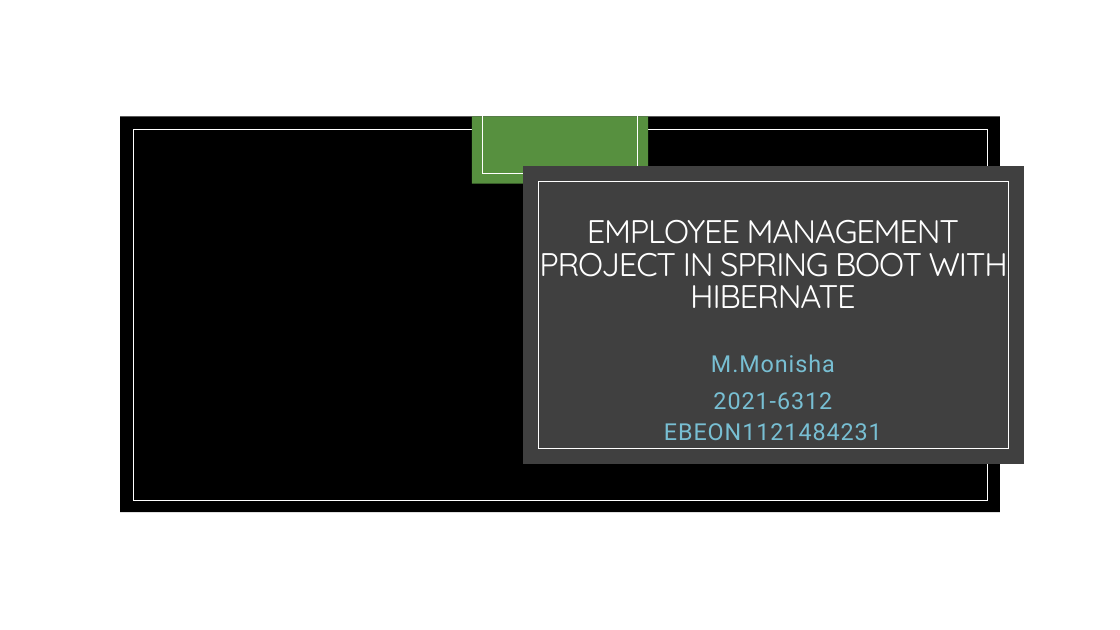
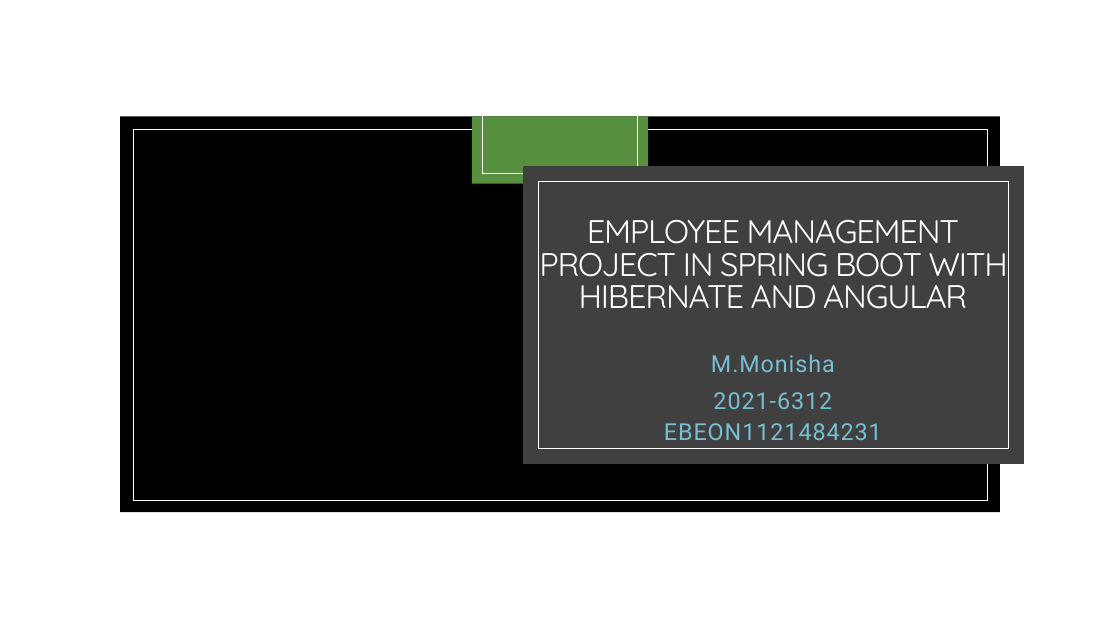
Before and after one commit to Moni1311/FullStackProject, a slide deck: slide 1 of EMS PPT.pptx. Drawn at 1120x630 pixels with LibreOffice and Linux fonts; fonts in the diff are those of the drawing; background and template pictures are left out. Boxes give left, top, right and bottom in pixels: in the first picture for what was removed or moved away, otherwise in the second. Text is boxed around its words. In the diff, an @@ line names an element or a change of style, - is before the commit and + after.

```diff
--- a/EMS PPT.pptx
+++ b/EMS PPT.pptx
@@ title at [539,220,1008,309]: text changed @@
-EMPLOYEE MANAGEMENT
-PROJECT IN SPRING BOOT WITH HIBERNATE
+EMPLOYEE MANAGEMENT
+PROJECT IN SPRING BOOT WITH HIBERNATE AND ANGULAR
```
